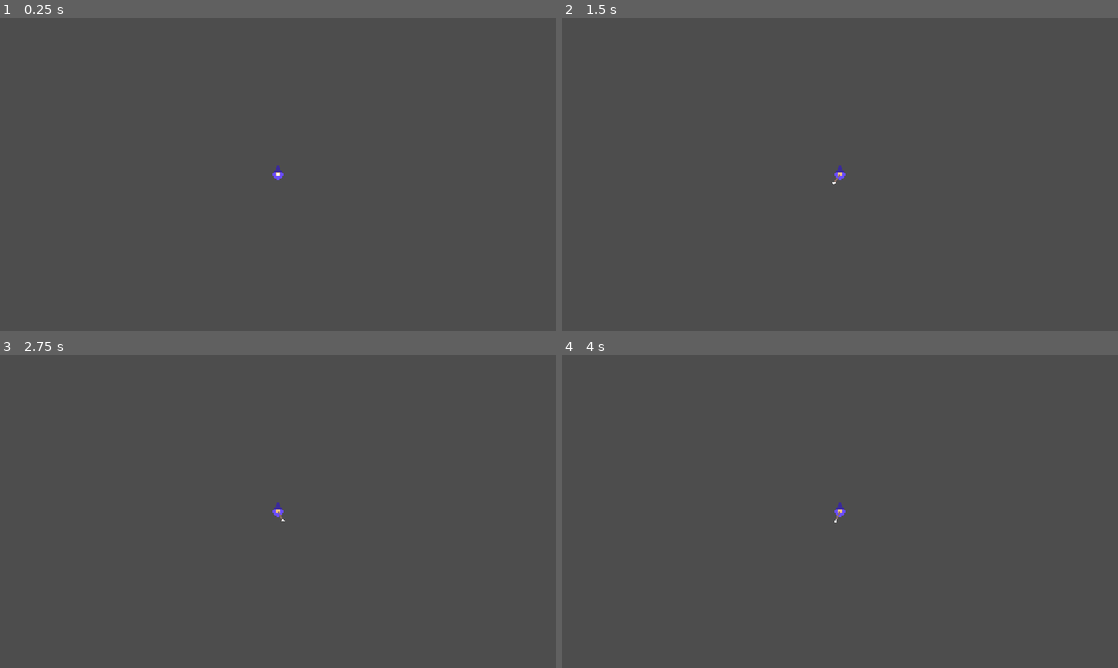
Above: before the commit, frames 1-4 (two rows, left to right).
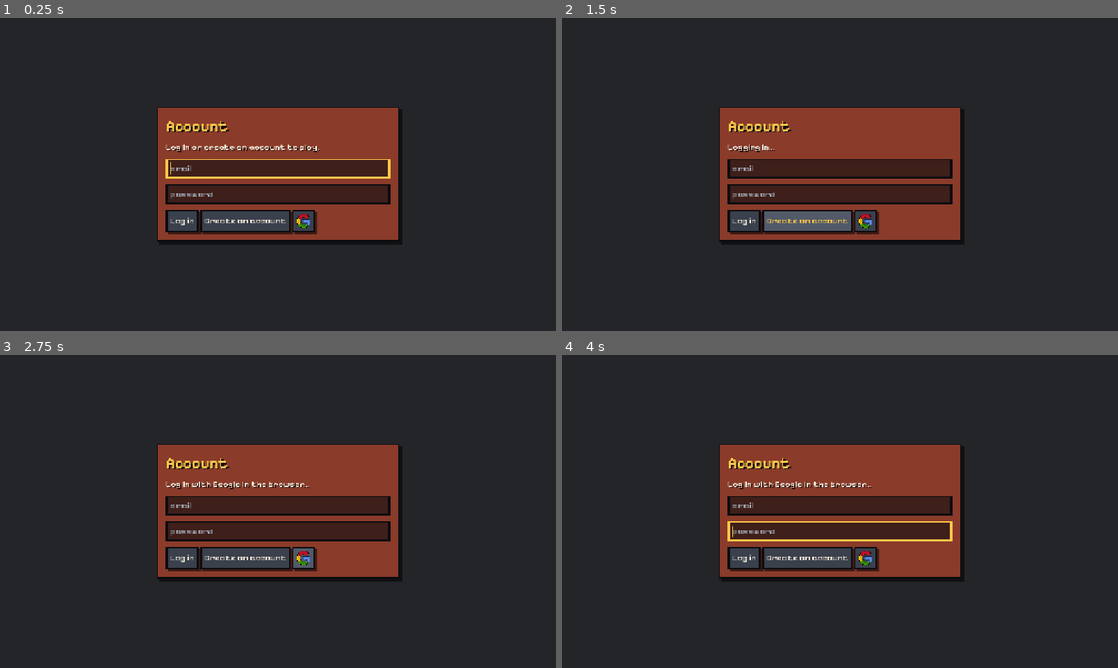
Above: after the commit, the same moments.

Repository: LeandreBl/octo-magic
Game: Godot game, scene res://game/main.tscn
The game is run twice, just before and just after one commit, with the same random seed, the same clock (stepped at 60 frames per second) and the same inputs.
Inputs (mouse positions are in pixels of both pictures, inside the frame that each line leads up to):
- Up to frame 1 (0.25 s): no input
- Up to frame 2 (1.5 s): click (745, 221) at 0.5 s, where only the run after the commit has a clickable "Log in"; click (806, 221) at 1.25 s, where only the run after the commit has a clickable "Create an account"
- Up to frame 3 (2.75 s): click (305, 558) at 2.02 s
- Up to frame 4 (4 s): tap Enter at 2.75 s; move the mouse to (962, 495) at 2.77 s; hold D (move_right) 2.78-3.5 s; hold Right mouse button (cast_secondary) 2.78-3.5 s; click (962, 495) at 2.92 s; tap Space at 3.5 s; drag from (728, 527) to (812, 574) at 3.52 s

The runs differ from the first frame. In frame 1, 99% of the frame differs, in the area x 0-100%, y 0-100%; in frame 2, 100%; in frame 3, 99%; in frame 4, 99%.
Error before the commit: Parse Error: Identifier "UITheme" not declared in the current scope. (res://game/account.gd:42)

Commit message:
Account: preload UITheme (not a global class)
Co-Authored-By: Claude Opus 5.5 <noreply@anthropic.com>

Diff:
--- a/game/account.gd
+++ b/game/account.gd
@@ -3,6 +3,8 @@
 ## log out. Logged out, it replaces the title menu: no play without an account.
 
 signal closed
+
+const UITheme := preload("res://ui/theme.gd")
 
 var info: Label
 var mail: LineEdit
